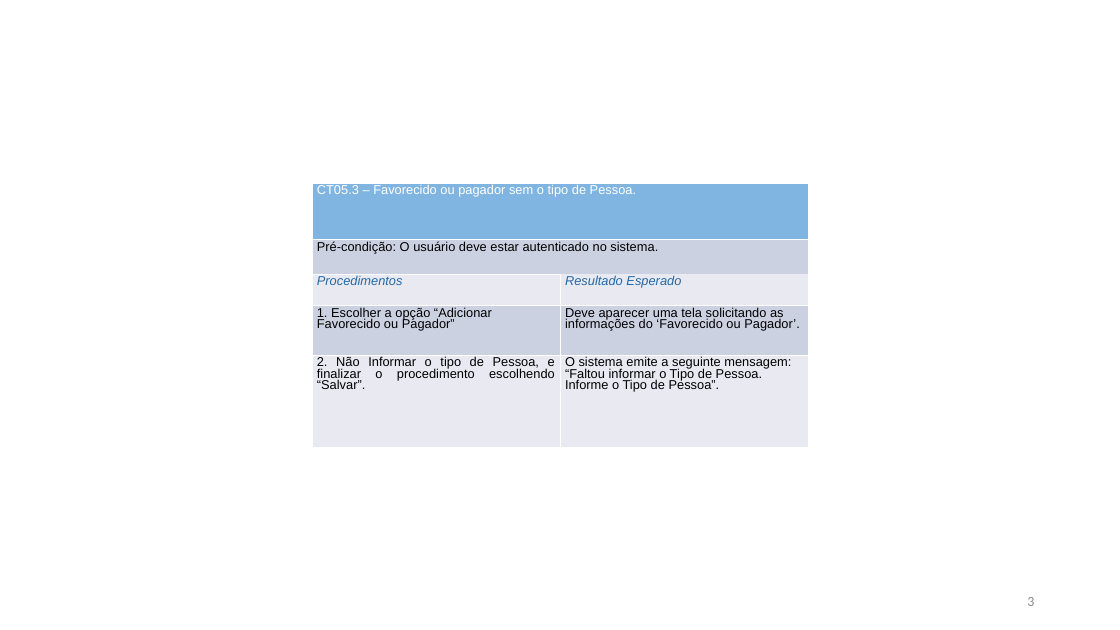
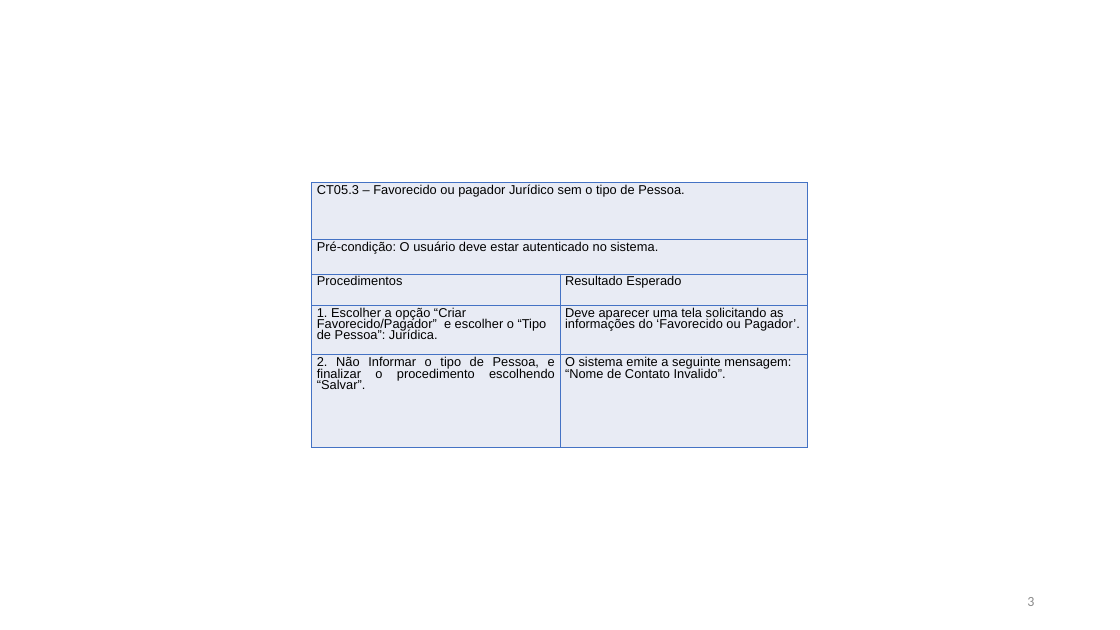
Before and after one commit to evertonschuster/GestaoFinancaPessoal, a slide deck: slide 3 of GestaoFinancaPessoal/GestaoFinancaPessoal/Documentos/Entrega-02/TestesAceitaçãoUS05.pptx. Drawn at 1120x630 pixels with LibreOffice and Linux fonts; fonts in the diff are those of the drawing. Boxes give left, top, right and bottom in pixels: in the first picture for what was removed or moved away, otherwise in the second. Text is boxed around its words. In the diff, an @@ line names an element or a change of style, - is before the commit and + after.

```diff
--- a/GestaoFinancaPessoal/GestaoFinancaPessoal/Documentos/Entrega-02/TestesAceitaçãoUS05.pptx
+++ b/GestaoFinancaPessoal/GestaoFinancaPessoal/Documentos/Entrega-02/TestesAceitaçãoUS05.pptx
@@ table at [312, 183, 807, 448] @@
-row 1, column 1: CT05.3 – Favorecido ou pagador sem o tipo de Pessoa.
+row 1, column 1: CT05.3 – Favorecido ou pagador Jurídico sem o tipo de Pessoa.
-row 4, column 1: 1. Escolher a opção “Adicionar Favorecido ou Pagador”
+row 4, column 1: 1. Escolher a opção “Criar Favorecido/Pagador” e escolher o “Tipo de Pessoa”: Jurídica.
-row 5, column 2: O sistema emite a seguinte mensagem: “Faltou informar o Tipo de Pessoa. Informe o Tipo de Pessoa”.
+row 5, column 2: O sistema emite a seguinte mensagem: “Nome de Contato Invalido”.
@@ fill #80B5E2 to #E9EBF5 in row 1, column 1 @@
@@ fill #CCD1E1 to #E9EBF5 in 3 cells @@
@@ fill #E8E9F1 to #E9EBF5 in 4 cells @@
@@ text colour #2469A6 to #000000, italic off in "Procedimentos", "Resultado Esperado" @@
@@ borders changed @@
```
Also in this commit, not shown: 14 other slides changed, 4 other files.
